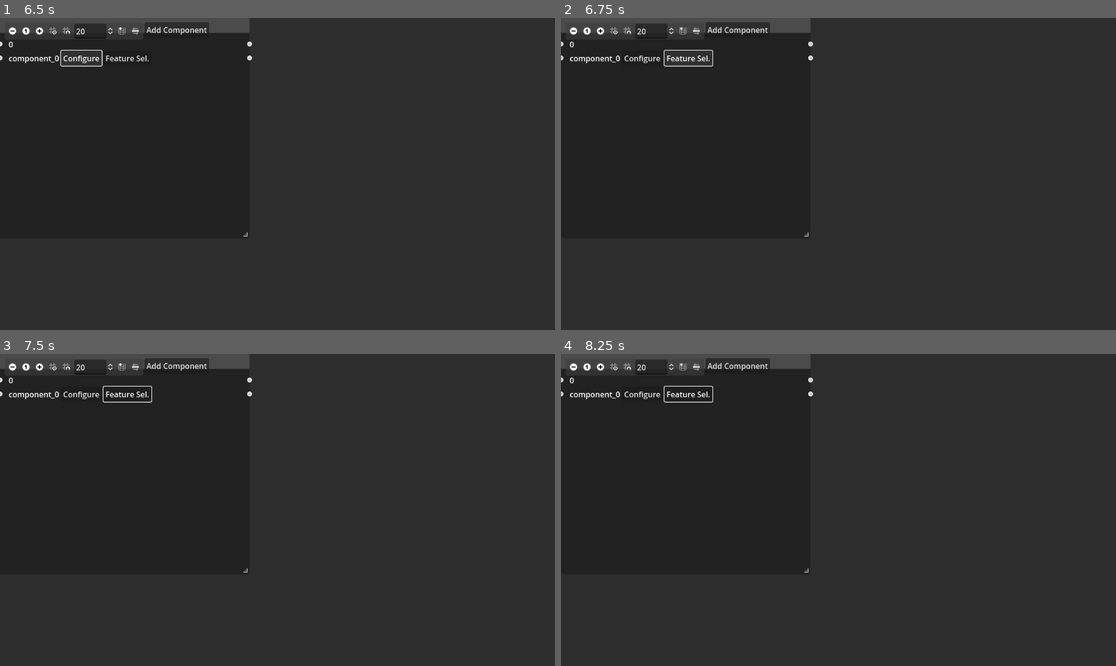
Above: before the commit, frames 1-4 (two rows, left to right).
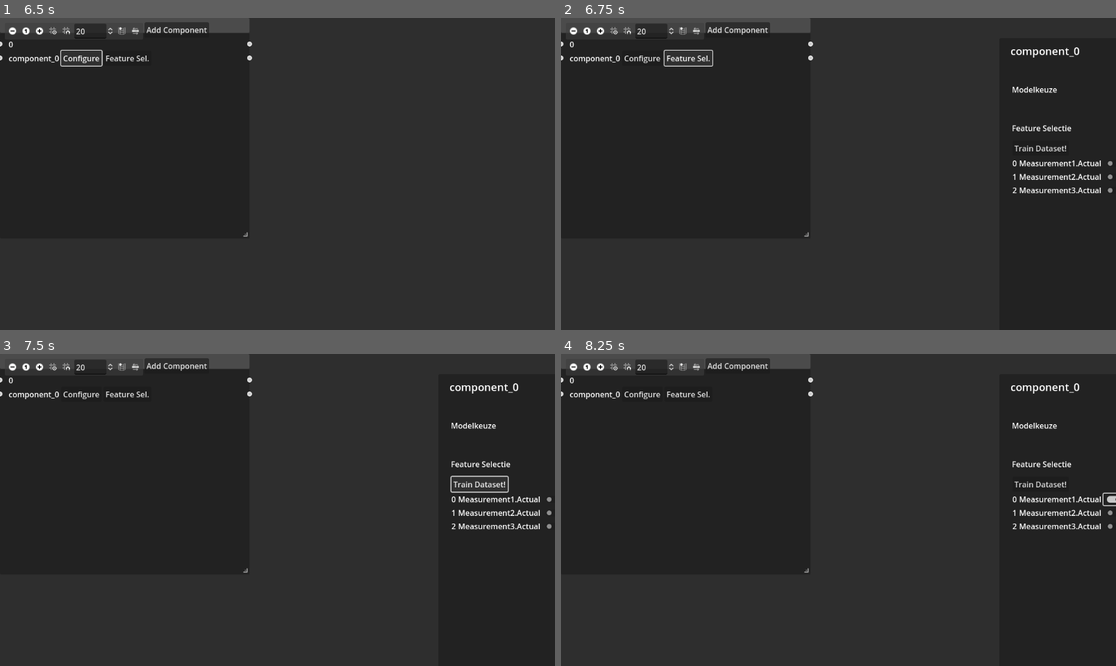
Above: after the commit, the same moments.

Repository: HuyChu92/dtc-dr
Game: Godot game, scene res://raster.tscn
Same seed, same stepped clock (60 frames per second), same inputs: the game is played once before the commit and once after it.
Inputs (mouse positions are in pixels of both pictures, inside the frame that each line leads up to):
- Up to frame 1 (6.5 s): click (11, 30) at 0.5 s; click (38, 30) at 1.25 s; click (55, 30) at 2 s; click (66, 30) at 2.75 s; click (122, 30) at 3.5 s; click (133, 30) at 4.25 s; click "Add Component" at 5 s; click "Configure" at 5.75 s
- Up to frame 2 (6.75 s): click "Feature Sel." at 6.5 s
- Up to frame 3 (7.5 s): click (477, 485) at 7.25 s, where only the run after the commit has a clickable "Train Dataset!"
- Up to frame 4 (8.25 s): click (1115, 500) at 8.02 s

Frame 1 is identical in both runs. In frame 2, 0.9% of the frame differs, in the area x 81-100%, y 9-57%; in frame 3, 1.2%, in the area x 18-100%, y 9-57%; in frame 4, 1.1%.

Commit message:
Add files via upload

Diff:
--- a/digital-twin-configurator-godot-files/ComponentMenu.tscn
+++ b/digital-twin-configurator-godot-files/ComponentMenu.tscn
@@ -13,8 +13,10 @@
 anchors_preset = 15
 anchor_right = 1.0
 anchor_bottom = 1.0
-offset_left = 1.0
-offset_right = 1.0
+offset_left = 1190.0
+offset_top = 7.0
+offset_right = 297.0
+offset_bottom = 50.0
 grow_horizontal = 2
 grow_vertical = 2
 script = ExtResource("1_64b2g")
@@ -22,22 +24,21 @@
 [node name="Control" type="Control" parent="."]
 anchors_preset = 0
 offset_left = 16.0
-offset_right = 56.0
-offset_bottom = 40.0
+offset_right = 245.0
+offset_bottom = 653.0
 
 [node name="Panel" type="Panel" parent="Control"]
 layout_mode = 0
-offset_left = 847.0
-offset_top = 85.0
-offset_right = 1100.0
-offset_bottom = 779.0
+offset_left = -13.0
+offset_right = 240.0
+offset_bottom = 694.0
 
 [node name="ApiInput" type="LineEdit" parent="Control"]
 layout_mode = 0
-offset_left = 868.0
-offset_top = 172.0
-offset_right = 1036.0
-offset_bottom = 203.0
+offset_left = 8.0
+offset_top = 87.0
+offset_right = 176.0
+offset_bottom = 118.0
 pivot_offset = Vector2(16, -40)
 
 [node name="Label" type="Label" parent="Control/ApiInput"]
@@ -49,46 +50,45 @@
 
 [node name="closeButton" type="Button" parent="Control"]
 layout_mode = 0
-offset_left = 1045.0
-offset_top = 99.0
-offset_right = 1076.0
-offset_bottom = 130.0
+offset_left = 185.0
+offset_top = 14.0
+offset_right = 216.0
+offset_bottom = 45.0
 text = "X
 "
 
 [node name="ComponentNameLabel" type="Label" parent="Control"]
 layout_mode = 0
-offset_left = 865.0
-offset_top = 96.0
-offset_right = 994.0
-offset_bottom = 135.0
+offset_left = 5.0
+offset_top = 11.0
+offset_right = 134.0
+offset_bottom = 50.0
 text = "Placeholder"
 label_settings = SubResource("LabelSettings_fv5sy")
 
 [node name="NewNameInput" type="LineEdit" parent="Control"]
 layout_mode = 0
-offset_left = 864.0
-offset_top = 96.0
-offset_right = 995.0
-offset_bottom = 135.0
+offset_left = 4.0
+offset_top = 11.0
+offset_right = 135.0
+offset_bottom = 50.0
 theme_override_font_sizes/font_size = 12
 placeholder_text = "Nieuwe Naam (Enter)"
 flat = true
 
 [node name="InvisNameChangeButton" type="Button" parent="Control"]
 layout_mode = 0
-offset_left = 860.0
-offset_top = 92.0
-offset_right = 1034.0
-offset_bottom = 140.0
+offset_top = 7.0
+offset_right = 174.0
+offset_bottom = 55.0
 flat = true
 
 [node name="setApiButton" type="Button" parent="Control"]
 layout_mode = 0
-offset_left = 1044.0
-offset_top = 172.0
-offset_right = 1077.0
-offset_bottom = 203.0
+offset_left = 184.0
+offset_top = 87.0
+offset_right = 217.0
+offset_bottom = 118.0
 text = "Set"
 
 [node name="HTTPRequest" type="HTTPRequest" parent="Control/setApiButton"]
@@ -104,37 +104,37 @@
 
 [node name="apiErrorLabel" type="Label" parent="Control"]
 layout_mode = 0
-offset_left = 868.0
-offset_top = 215.0
-offset_right = 1036.0
-offset_bottom = 238.0
+offset_left = 8.0
+offset_top = 130.0
+offset_right = 176.0
+offset_bottom = 153.0
 text = "Invalid API key"
 label_settings = SubResource("LabelSettings_2i5vm")
 
 [node name="Label" type="Label" parent="Control"]
 layout_mode = 0
-offset_left = 868.0
-offset_top = 260.0
-offset_right = 926.0
-offset_bottom = 286.0
+offset_left = 8.0
+offset_top = 175.0
+offset_right = 131.0
+offset_bottom = 201.0
 pivot_offset = Vector2(491, 274)
 text = "API Information"
 
 [node name="apiSuccesLabel" type="Label" parent="Control"]
 layout_mode = 0
-offset_left = 868.0
-offset_top = 215.0
-offset_right = 1036.0
-offset_bottom = 238.0
+offset_left = 8.0
+offset_top = 130.0
+offset_right = 189.0
+offset_bottom = 153.0
 text = "API allocation has been successful"
 label_settings = SubResource("LabelSettings_2i5vm")
 
 [node name="ApiOutput" type="RichTextLabel" parent="Control"]
 layout_mode = 0
-offset_left = 868.0
-offset_top = 295.0
-offset_right = 1077.0
-offset_bottom = 622.0
+offset_left = 8.0
+offset_top = 210.0
+offset_right = 217.0
+offset_bottom = 537.0
 
 [connection signal="pressed" from="Control/closeButton" to="." method="_on_close_button_pressed"]
 [connection signal="text_submitted" from="Control/NewNameInput" to="." method="_on_new_name_input_text_submitted"]
--- a/digital-twin-configurator-godot-files/FeatureSelMenu.tscn
+++ b/digital-twin-configurator-godot-files/FeatureSelMenu.tscn
@@ -1,127 +1,130 @@
-[gd_scene load_steps=4 format=3 uid="uid://cj6rpdmv2bt5a"]
+[gd_scene load_steps=3 format=3 uid="uid://cj6rpdmv2bt5a"]
 
-[ext_resource type="Script" path="res://scripts/ComponentMenu.gd" id="1_u0fbc"]
+[ext_resource type="Script" path="res://scripts/FeatureSelMenu.gd" id="1_8p633"]
 
 [sub_resource type="LabelSettings" id="LabelSettings_fv5sy"]
 font_size = 22
 
-[sub_resource type="LabelSettings" id="LabelSettings_2i5vm"]
-font_size = 11
-
-[node name="ComponentMenu" type="Control"]
+[node name="FeatureSelMenu" type="Control"]
 layout_mode = 3
 anchors_preset = 15
 anchor_right = 1.0
 anchor_bottom = 1.0
-offset_left = 1.0
-offset_right = 1.0
+offset_left = 449.0
+offset_top = 42.0
+offset_right = -147.0
+offset_bottom = 90.0
 grow_horizontal = 2
 grow_vertical = 2
-script = ExtResource("1_u0fbc")
+script = ExtResource("1_8p633")
 
 [node name="Control" type="Control" parent="."]
 anchors_preset = 0
 offset_left = 16.0
-offset_right = 56.0
-offset_bottom = 40.0
+offset_right = 534.0
+offset_bottom = 684.0
 
 [node name="Panel" type="Panel" parent="Control"]
 layout_mode = 0
-offset_left = 543.0
-offset_top = 85.0
-offset_right = 1100.0
-offset_bottom = 779.0
+offset_left = -17.0
+offset_right = 540.0
+offset_bottom = 694.0
 
 [node name="closeButton" type="Button" parent="Control"]
 layout_mode = 0
-offset_left = 1050.0
-offset_top = 99.0
-offset_right = 1081.0
-offset_bottom = 130.0
+offset_left = 490.0
+offset_top = 14.0
+offset_right = 521.0
+offset_bottom = 45.0
 text = "X
 "
 
 [node name="ComponentNameLabel" type="Label" parent="Control"]
 layout_mode = 0
-offset_left = 566.0
-offset_top = 96.0
-offset_right = 695.0
-offset_bottom = 135.0
+offset_left = 6.0
+offset_top = 11.0
+offset_right = 135.0
+offset_bottom = 50.0
 text = "Placeholder"
 label_settings = SubResource("LabelSettings_fv5sy")
 
 [node name="NewNameInput" type="LineEdit" parent="Control"]
+visible = false
 layout_mode = 0
-offset_left = 565.0
-offset_top = 96.0
-offset_right = 696.0
-offset_bottom = 135.0
+offset_left = 5.0
+offset_top = 11.0
+offset_right = 136.0
+offset_bottom = 50.0
 theme_override_font_sizes/font_size = 12
 placeholder_text = "Nieuwe Naam (Enter)"
 flat = true
 
 [node name="InvisNameChangeButton" type="Button" parent="Control"]
+visible = false
 layout_mode = 0
-offset_left = 561.0
-offset_top = 92.0
-offset_right = 735.0
-offset_bottom = 140.0
+offset_left = 1.0
+offset_top = 7.0
+offset_right = 175.0
+offset_bottom = 55.0
 flat = true
 
-[node name="apiErrorLabel" type="Label" parent="Control"]
+[node name="modelSelectorLabel" type="Label" parent="Control"]
+offset_left = 9.0
+offset_top = 95.0
+offset_right = 133.0
+offset_bottom = 121.0
+pivot_offset = Vector2(491, 274)
+text = "Modelkeuze
+"
+
+[node name="OptionButton" type="OptionButton" parent="Control"]
 layout_mode = 0
-offset_left = 569.0
-offset_top = 215.0
-offset_right = 737.0
-offset_bottom = 238.0
-text = "Invalid API key"
-label_settings = SubResource("LabelSettings_2i5vm")
+offset_left = 306.0
+offset_top = 97.0
+offset_right = 522.0
+offset_bottom = 117.0
 
 [node name="Label" type="Label" parent="Control"]
 layout_mode = 0
-offset_left = 569.0
-offset_top = 260.0
-offset_right = 692.0
-offset_bottom = 286.0
+offset_left = 9.0
+offset_top = 175.0
+offset_right = 133.0
+offset_bottom = 201.0
 pivot_offset = Vector2(491, 274)
 text = "Feature Selectie
 "
 
-[node name="apiSuccesLabel" type="Label" parent="Control"]
-layout_mode = 0
-offset_left = 569.0
-offset_top = 215.0
-offset_right = 750.0
-offset_bottom = 238.0
-text = "API allocation has been successful"
-label_settings = SubResource("LabelSettings_2i5vm")
-
 [node name="featureControl" type="Control" parent="Control"]
 anchors_preset = 0
-offset_left = 570.0
-offset_top = 298.0
-offset_right = 1080.0
-offset_bottom = 407.0
+offset_left = 10.0
+offset_top = 213.0
+offset_right = 520.0
+offset_bottom = 409.0
 
 [node name="VBoxContainer" type="VBoxContainer" parent="Control/featureControl"]
 layout_mode = 0
-offset_right = 40.0
-offset_bottom = 40.0
+offset_right = 511.0
+offset_bottom = 59.0
 
 [node name="HBoxContainer" type="HBoxContainer" parent="Control/featureControl/VBoxContainer"]
 layout_mode = 2
 
 [node name="featureId" type="Label" parent="Control/featureControl/VBoxContainer/HBoxContainer"]
+visible = false
 layout_mode = 2
 text = "1"
 
 [node name="featureName" type="Label" parent="Control/featureControl/VBoxContainer/HBoxContainer"]
+visible = false
 layout_mode = 2
 text = "Measurement1.Actual"
 
 [node name="featureStatus" type="CheckBox" parent="Control/featureControl/VBoxContainer/HBoxContainer"]
+visible = false
 layout_mode = 2
 
+[node name="start_train_button" type="Button" parent="Control/featureControl/VBoxContainer/HBoxContainer"]
+layout_mode = 2
+text = "Train Dataset!"
+
 [connection signal="pressed" from="Control/closeButton" to="." method="_on_close_button_pressed"]
-[connection signal="text_submitted" from="Control/NewNameInput" to="." method="_on_new_name_input_text_submitted"]
-[connection signal="button_down" from="Control/InvisNameChangeButton" to="." method="_on_invis_name_change_button_button_down"]
--- a/digital-twin-configurator-godot-files/raster.tscn
+++ b/digital-twin-configurator-godot-files/raster.tscn
@@ -1,7 +1,8 @@
-[gd_scene load_steps=4 format=3 uid="uid://b0lj2rfv6bj0n"]
+[gd_scene load_steps=5 format=3 uid="uid://b0lj2rfv6bj0n"]
 
 [ext_resource type="PackedScene" uid="uid://buo5k04wdm5ql" path="res://ComponentMenu.tscn" id="1_axixm"]
 [ext_resource type="Script" path="res://scripts/raster-main.gd" id="1_ebo5y"]
+[ext_resource type="PackedScene" uid="uid://cj6rpdmv2bt5a" path="res://FeatureSelMenu.tscn" id="3_72hjr"]
 
 [sub_resource type="GDScript" id="GDScript_sl01v"]
 script/source = "extends GraphEdit
@@ -30,12 +31,18 @@
 offset_bottom = 980.0
 script = SubResource("GDScript_sl01v")
 
+[node name="FeatureSelMenu" parent="GraphEdit" instance=ExtResource("3_72hjr")]
+layout_mode = 1
+offset_left = 911.0
+offset_right = -358.0
+offset_bottom = -248.0
+
 [node name="ComponentMenu" parent="GraphEdit" instance=ExtResource("1_axixm")]
 layout_mode = 1
-offset_left = 670.0
-offset_top = -36.0
-offset_right = 670.0
-offset_bottom = -36.0
+offset_left = 1500.0
+offset_top = 44.0
+offset_right = -54.0
+offset_bottom = -244.0
 
 [node name="Button-send" type="Button" parent="."]
 layout_mode = 0
--- a/digital-twin-configurator-godot-files/scripts/Component.gd
+++ b/digital-twin-configurator-godot-files/scripts/Component.gd
@@ -4,8 +4,11 @@
 @onready var _componentName : Label = $Line/ComponentName
 #@onready var other_scene_instance = preload("res://raster.tscn").new()
 
+# Menu B
+var ComponentMenuVisBool = false
+var ComponentFeatureSelBool = false
 
-var ComponentMenuVisBool = false
+
 var ComponentName : String = ""
 var InitialComponentName : String = ""
 var ComponentId
@@ -96,7 +99,6 @@
 
 func _on_configure_button_pressed():
 	ComponentName = get_name()
-	print("Current Node Name: ", ComponentName)
 
 	self.ComponentMenuVisBool = true
 	SignalHub.emit_signal("ComponentMenuStatus", ComponentMenuVisBool, ComponentName)
@@ -104,4 +106,8 @@
 
 
 func _on_configure_features_button_pressed():
-	pass # Replace with function body.
+	ComponentName = get_name()
+
+	self.ComponentFeatureSelBool = true
+	SignalHub.emit_signal("ComponentFeatureStatus", ComponentFeatureSelBool, ComponentName)
+	#SignalHub.emit_signal("NodeInformation", ComponentName)
--- a/digital-twin-configurator-godot-files/scripts/ComponentMenu.gd
+++ b/digital-twin-configurator-godot-files/scripts/ComponentMenu.gd
@@ -97,16 +97,16 @@
 		return null
 
 
-func _on_invis_name_change_button_button_down():
-	_componentNameLabel.visible = 0
-	$Control/NewNameInput.visible = 1
-	$Control/InvisNameChangeButton.visible = 0
-
-
-func _on_new_name_input_text_submitted(new_text):
-	self.ComponentName = $Control/NewNameInput.text
-	$Control/NewNameInput.visible = 0
-	_componentNameLabel.text = ComponentName
-	_componentNameLabel.visible = 1
-	$Control/InvisNameChangeButton.visible = 1
-	SignalHub.emit_signal("NodeInformation", ComponentName)
+#func _on_invis_name_change_button_button_down():
+	#_componentNameLabel.visible = 0
+	#$Control/NewNameInput.visible = 1
+	#$Control/InvisNameChangeButton.visible = 0
+#
+#
+#func _on_new_name_input_text_submitted(new_text):
+	#self.ComponentName = $Control/NewNameInput.text
+	#$Control/NewNameInput.visible = 0
+	#_componentNameLabel.text = ComponentName
+	#_componentNameLabel.visible = 1
+	#$Control/InvisNameChangeButton.visible = 1
+	#SignalHub.emit_signal("NodeInformation", ComponentName)
--- /dev/null
+++ b/digital-twin-configurator-godot-files/scripts/FeatureSelMenu.gd
@@ -0,0 +1,90 @@
+extends Control
+
+@onready var _menu : Control = $Control
+@onready var _componentNameLabel : Label = $Control/ComponentNameLabel
+@onready var model_option : OptionButton = $Control/OptionButton
+
+var ComponentFeatureSelBool = false
+var ComponentName
+
+
+#Features
+# Assuming you have a list of features
+var features = ["Measurement1.Actual", "Measurement2.Actual", "Measurement3.Actual"]
+
+# Get the reference to the VerticalBoxContainer
+@onready var vertical_container = $Control/featureControl/VBoxContainer
+
+
+
+
+# Called when the node enters the scene tree for the first time.
+func _ready():
+	_menu.visible = ComponentFeatureSelBool
+	SignalHub.connect("ComponentFeatureStatus", Callable(self, "_on_configure_features_button_pressed"))
+	_init_model_options()
+	_generate_features()
+
+
+func _init_model_options():
+	model_option.add_item("Linear Regression")
+	model_option.add_item("Neural Network")
+	model_option.add_item("Random Forests")
+	model_option.add_item("Decision Trees")
+	#model_option.selected = 0
+
+
+
+func _generate_features():
+	for feature in features:
+		var horizontal_container = HBoxContainer.new()
+
+		vertical_container.add_child(horizontal_container)
+
+		var id_label = Label.new()
+		id_label.text = str(features.find(feature))
+		horizontal_container.add_child(id_label)
+
+		var name_label = Label.new()
+		name_label.text = feature
+		horizontal_container.add_child(name_label)
+
+		var checkbutton = CheckButton.new()
+		var callable = Callable(self, "_on_checkbutton_toggled")
+		callable = callable.bind(feature)
+		checkbutton.connect("toggled", callable)
+		horizontal_container.add_child(checkbutton)
+
+
+func _on_checkbutton_toggled(checked, feature):
+	if checked:
+		pass
+	else:
+		pass
+
+
+
+# Called every frame. 'delta' is the elapsed time since the previous frame.
+func _process(delta):
+	pass
+
+func _on_configure_features_button_pressed(ComponentFeatureSelBool, ComponentName):
+	_menu.visible = ComponentFeatureSelBool
+	_componentNameLabel.text = ComponentName
+	#_resetCompMenu()
+	#
+	#if nodeInformationDict.has (ComponentName):
+		##print("nodeInformationDict", nodeInformationDict)
+		#var accesApiData = nodeInformationDict[ComponentName]["Api Data= "]
+		#ApiOutput.text = str(accesApiData)
+		#
+		#var accesApiUrl = nodeInformationDict[ComponentName]["Api Url= "]
+		#_ApiInputBox.text = str(accesApiUrl)
+		#
+	#else:
+		#ApiOutput.text = ""
+
+
+func _on_close_button_pressed():
+	self.ComponentFeatureSelBool = false
+	_menu.visible = ComponentFeatureSelBool
--- a/digital-twin-configurator-godot-files/scripts/SignalHub.gd
+++ b/digital-twin-configurator-godot-files/scripts/SignalHub.gd
@@ -8,6 +8,8 @@
 
 #Signaal dat de boolean van het ComponentMenu behandelt.
 signal ComponentMenuStatus(ComponentMenuVisBool, ComponentName)
+signal ComponentFeatureStatus(ComponentFeatureSelBool, ComponentName)
+
 
 #NodeInformatie
 signal NodeInformation(ComponentName, ApiInput, rawApiData)
--- a/digital-twin-configurator-godot-files/scripts/raster-main.gd
+++ b/digital-twin-configurator-godot-files/scripts/raster-main.gd
@@ -10,8 +10,11 @@
 var umpteenthNewComponent  = 0
 
 
+#Menu Booleans
+var ComponentMenuVisBool = false
+var ComponentFeatureSelBool = false
 
-var ComponentMenuVisBool = false
+
 var ComponentName : String = ""
 var ComponentId
 var content
